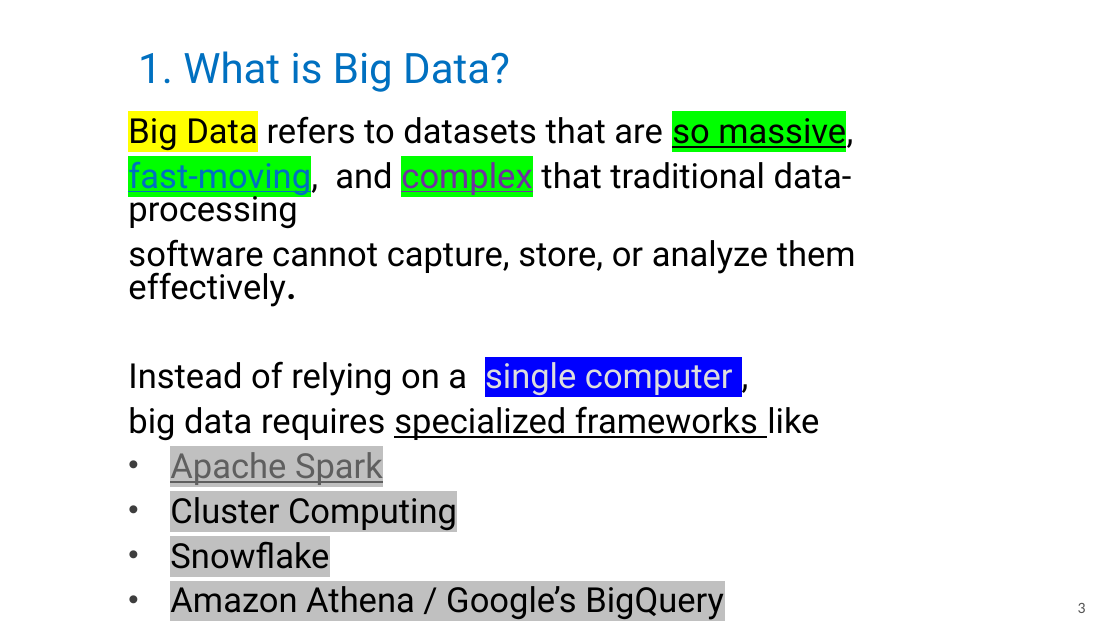
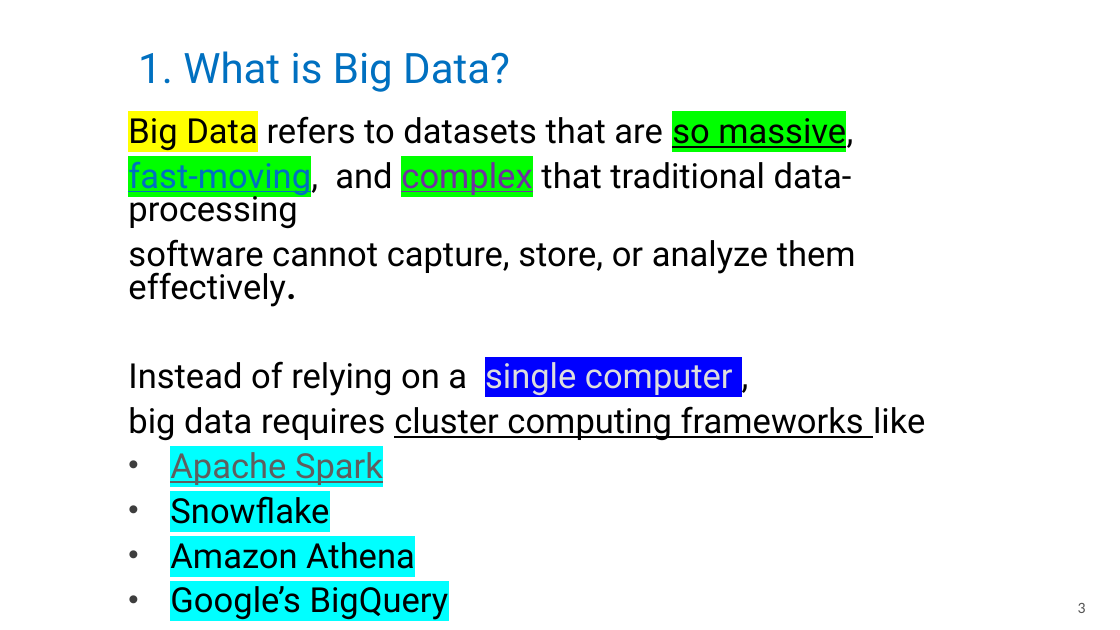
Before and after one commit to mahmoudparsian/big-data-modeling, a slide deck: slide 3 of course_information/COURSE_OUTLINE_10_WEEKS.pptx. Drawn at 1120x630 pixels with LibreOffice and Linux fonts; fonts in the diff are those of the drawing; background and template pictures are left out. Boxes give left, top, right and bottom in pixels: in the first picture for what was removed or moved away, otherwise in the second. Text is boxed around its words. In the diff, an @@ line names an element or a change of style, - is before the commit and + after.

```diff
--- a/course_information/COURSE_OUTLINE_10_WEEKS.pptx
+++ b/course_information/COURSE_OUTLINE_10_WEEKS.pptx
@@ subtitle at (x1=128, y1=406, x2=925, y2=441): text changed @@
-big data requires specialized frameworks like
+big data requires cluster computing frameworks like
@@ subtitle at (x1=170, y1=452, x2=383, y2=524): highlight #C0C0C0 to #00FFFF in "Apache Spark", "Snowflake" @@
@@ subtitle at (x1=170, y1=497, x2=457, y2=530): paragraph removed @@
-• Cluster Computing
@@ subtitle at (x1=170, y1=542, x2=415, y2=569): text changed @@
-• Amazon Athena / Google’s BigQuery
+• Amazon Athena
+• Google’s BigQuery
```
Also in this commit, not shown: 23 other slides changed, 2 slides added, 2 other files.
